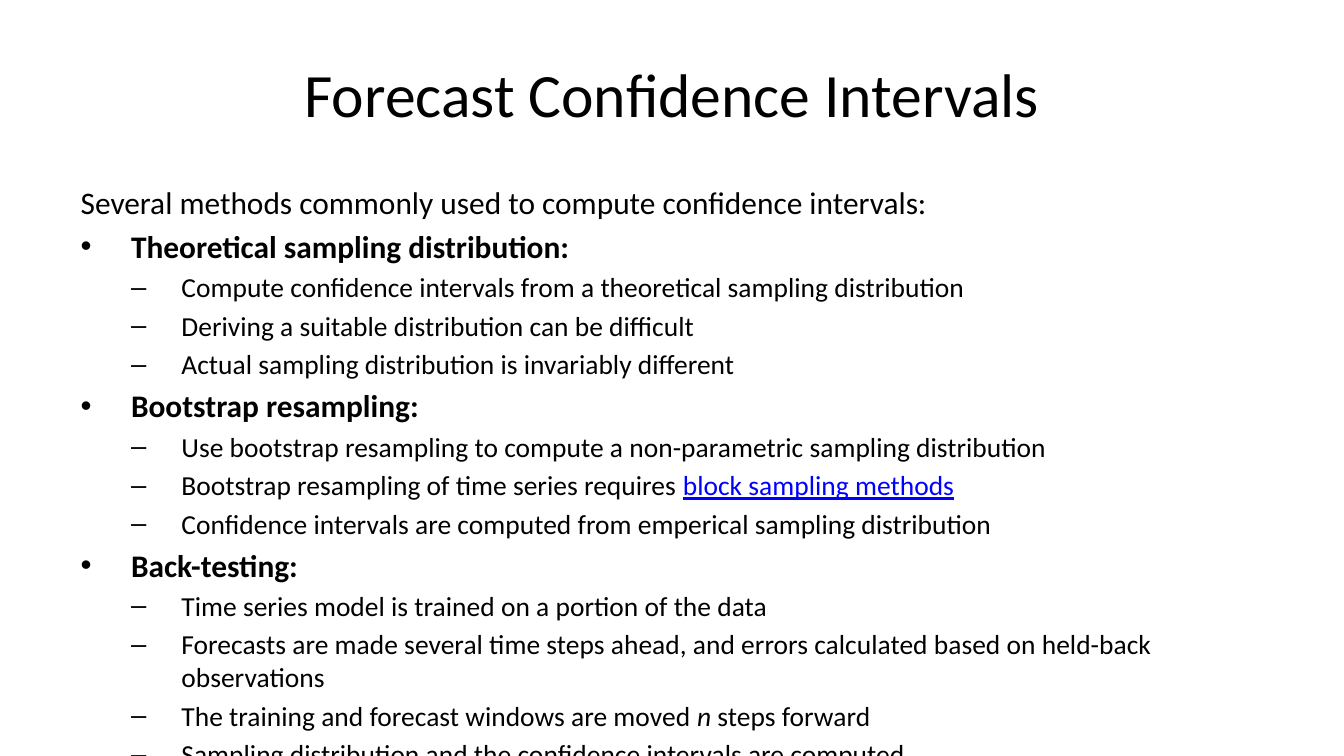
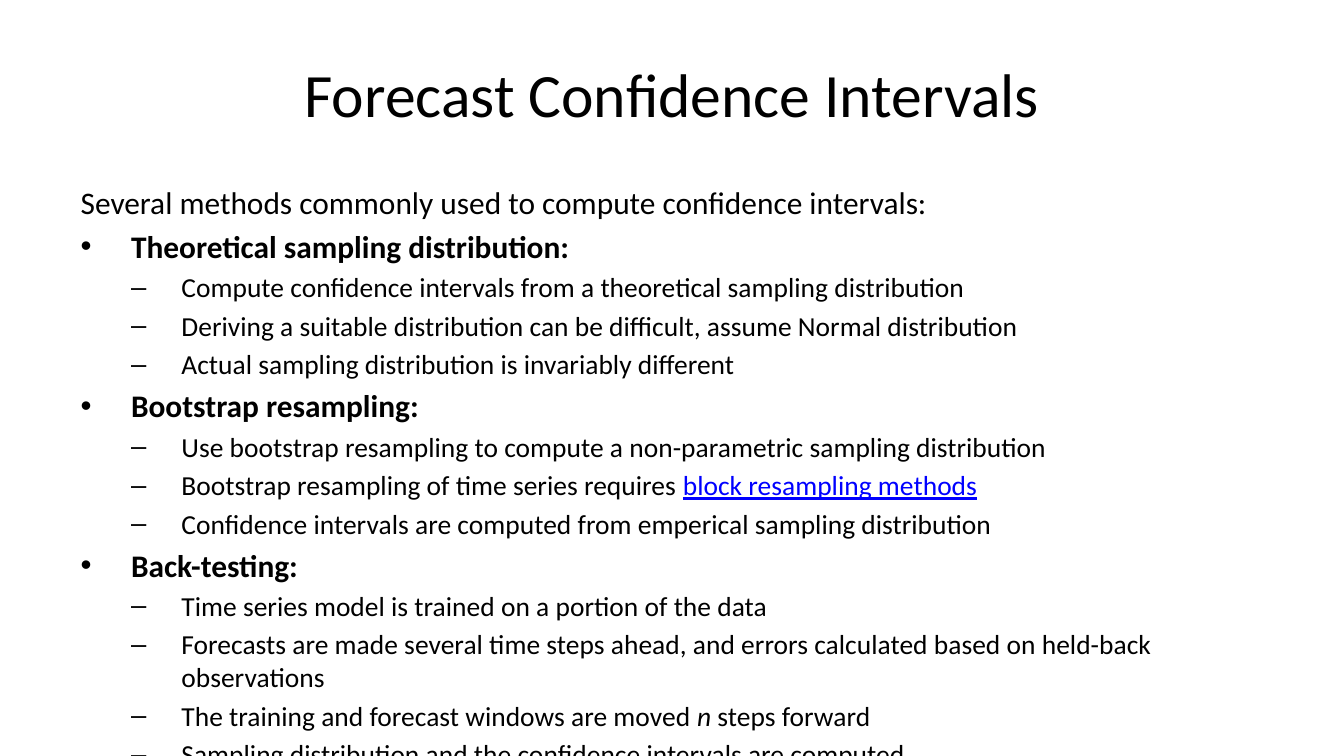
Before and after one commit to StephenElston/CSCI-E-83, a slide deck: slide 40 of LectureSlides/12_IntroductionToTimeSeriesForecasting.pptx (slide 41 before the commit). Drawn at 1344x756 pixels with LibreOffice and Linux fonts; fonts in the diff are those of the drawing. Boxes give left, top, right and bottom in pixels: in the first picture for what was removed or moved away, otherwise in the second. Text is boxed around its words. In the diff, an @@ line names an element or a change of style, - is before the commit and + after.

Commit message:
Corrections and updates to time series forecast slides

```diff
--- a/LectureSlides/12_IntroductionToTimeSeriesForecasting.pptx
+++ b/LectureSlides/12_IntroductionToTimeSeriesForecasting.pptx
@@ text at (181,317,1016,341): text changed @@
-  – Deriving a suitable distribution can be difficult
+  – Deriving a suitable distribution can be difficult, assume Normal distribution
@@ text at (181,476,977,500): text changed @@
-  – Bootstrap resampling of time series requires block sampling methods
+  – Bootstrap resampling of time series requires block resampling methods
```
Also in this commit, not shown: 12 other slides changed, 1 slide removed.
